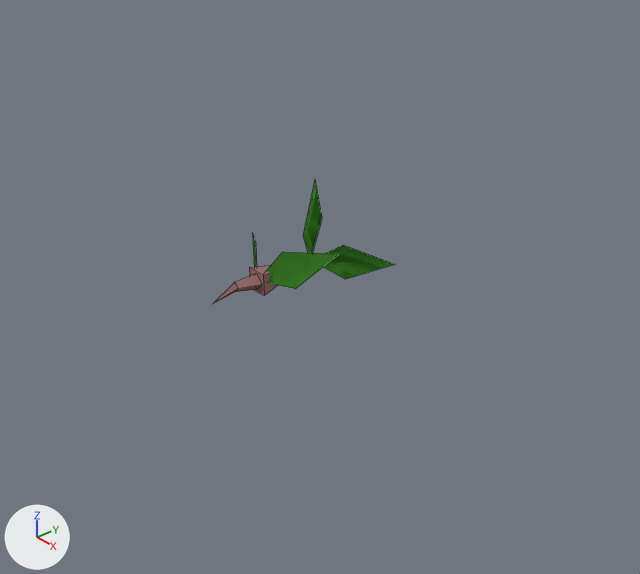
One commit to the Blender file crops/crops/crops.blend: the scene before it, then after it.
Camera for both pictures: a camera (50 mm lens) standing at (1.36, -1.082, 0.879) and looking at (0.136, -0.009, 0.019). The lights are fixed; the arrows at lower left show +X, +Y and +Z. Mesh edges are drawn as thin lines.

Before the edit, the objects in view are built like this:
```python
me_cube_005 = bpy.data.meshes.new('Cube.005')
me_cube_005.from_pydata(...)  # 240 vertices, 126 faces; spans x -0.568..0.568, y -0.5..0.5, z -0.326..0.344
# faces by material slot: [62, 64]
me_cube_005.materials.append(mat_reeds)  # beige #ffeec6
me_cube_005.materials.append(mat_dark_reeds)  # beige #e4d4b0
me_cube_408 = bpy.data.meshes.new('Cube.408')
me_cube_408.from_pydata(...)  # 46 vertices, 22 faces; spans x -0.18..0.157, y -0.2..0.208, z -0.041..0.128
# faces by material slot: [14, 8]
me_cube_408.materials.append(mat_weedstem)  # brown #9e7372
me_cube_408.materials.append(mat_weedleaf)  # green #469230
ob_basket = bpy.data.objects.new('basket', me_cube_005)
ob_basket.location = (0.0, 0.0, 0.0)
ob_basket.hide_set(True)  # its collection is switched off
ob_weed = bpy.data.objects.new('weed', me_cube_408)
ob_weed.location = (0.0, 0.0, 0.0)
```
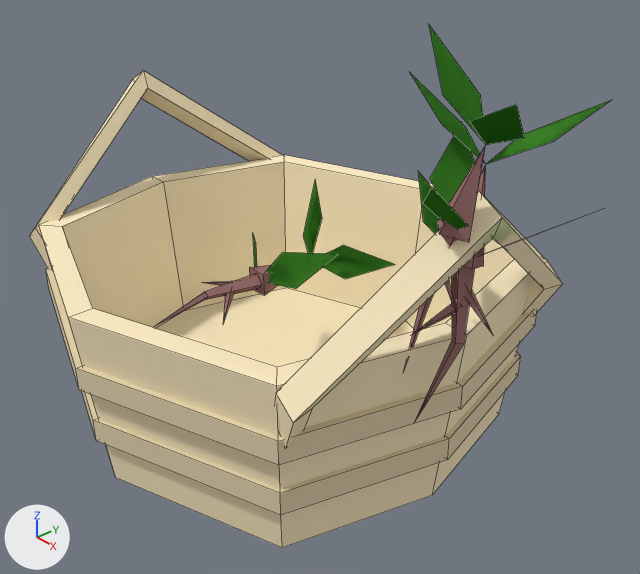
Commit message: Complete weed cutter, add weed drops for harvesting weeds

Where the change shows, as pixel boxes [x1, y1, x2, y2] in the pictures (640 x 574 px):
'basket', shown
    after: [30, 71, 563, 548]
'weed0', added
    after: [403, 25, 611, 421]
    faces in mat_weedleaf (green #469230): [410, 25, 611, 253]
    faces in mat_weedstem (brown #9e7372): [403, 145, 493, 421]
'weed', reshaped (32% wider, 18% taller)
    before: [214, 179, 395, 303]
    after: [155, 179, 395, 326]
part 1 of me_cube_408, built on
    before: [214, 274, 262, 303]
    after: [155, 274, 262, 326]

What the commit changed:
me_cube_408 is used by ob_weed; location (0.0, 0.0, 0.0).
me_cube_408 had 46 vertices, 22 faces and spanned x -0.18..0.157, y -0.2..0.208, z -0.041..0.128.
me_cube_408 now has 56 vertices, 30 faces and spans x -0.18..0.157, y -0.34..0.208, z -0.044..0.128.
Part 1, on me_cube_408:
1 vertex is removed from x 0.02, y -0.2, z 0.0.
4 faces are deleted.
4 vertices move from x -0.022..0.002, y -0.12, z -0.012..0.012 to x -0.03..-0.01, y -0.19, z -0.01..0.01.
11 vertices are added at x -0.072..0.041, y -0.34..-0.095, z -0.044..0.008.
12 new faces join them, mat_weedstem (brown #9e7372).
Mesh me_cube_035 is new.
It has 112 vertices, 60 faces and spans x 0.333..0.696, y -0.189..0.23, z -0.059..0.591.
Faces by material slot: [44, 16].
It uses material mat_weedstem (brown #9e7372).
It uses material mat_weedleaf (green #469230).
Object 'basket' (ob_basket) is now shown.
Object 'weed0' (ob_weed0) is new; it shows me_cube_035.
Its location is (0.0, 0.0, 0.0).
